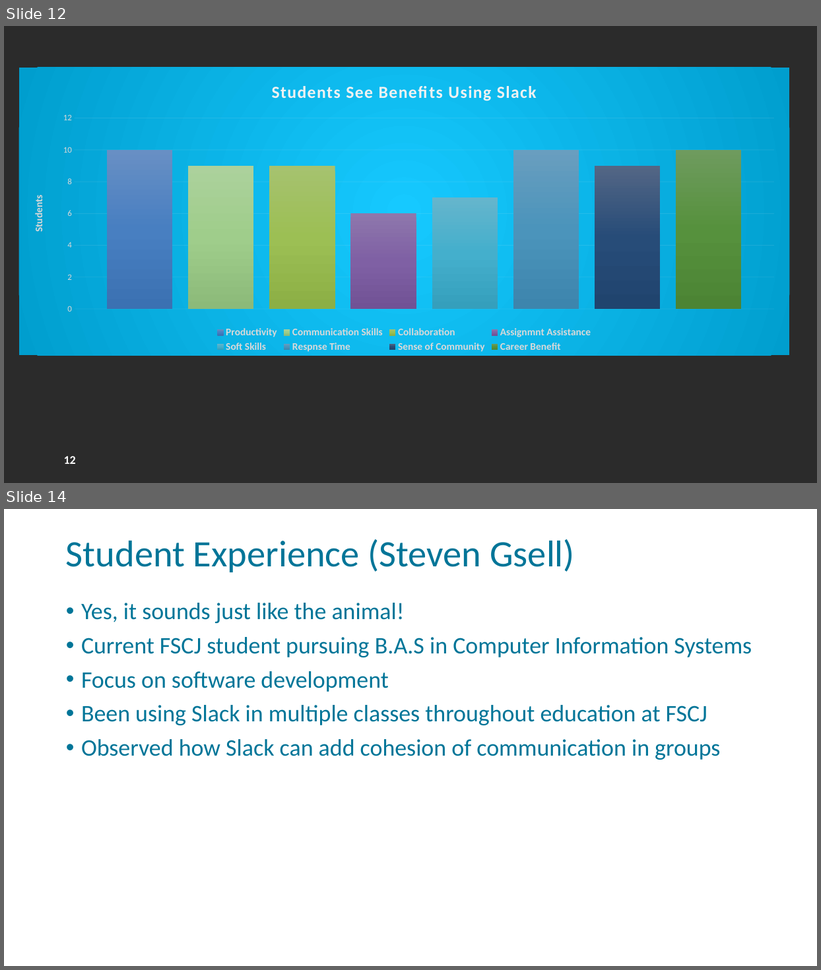
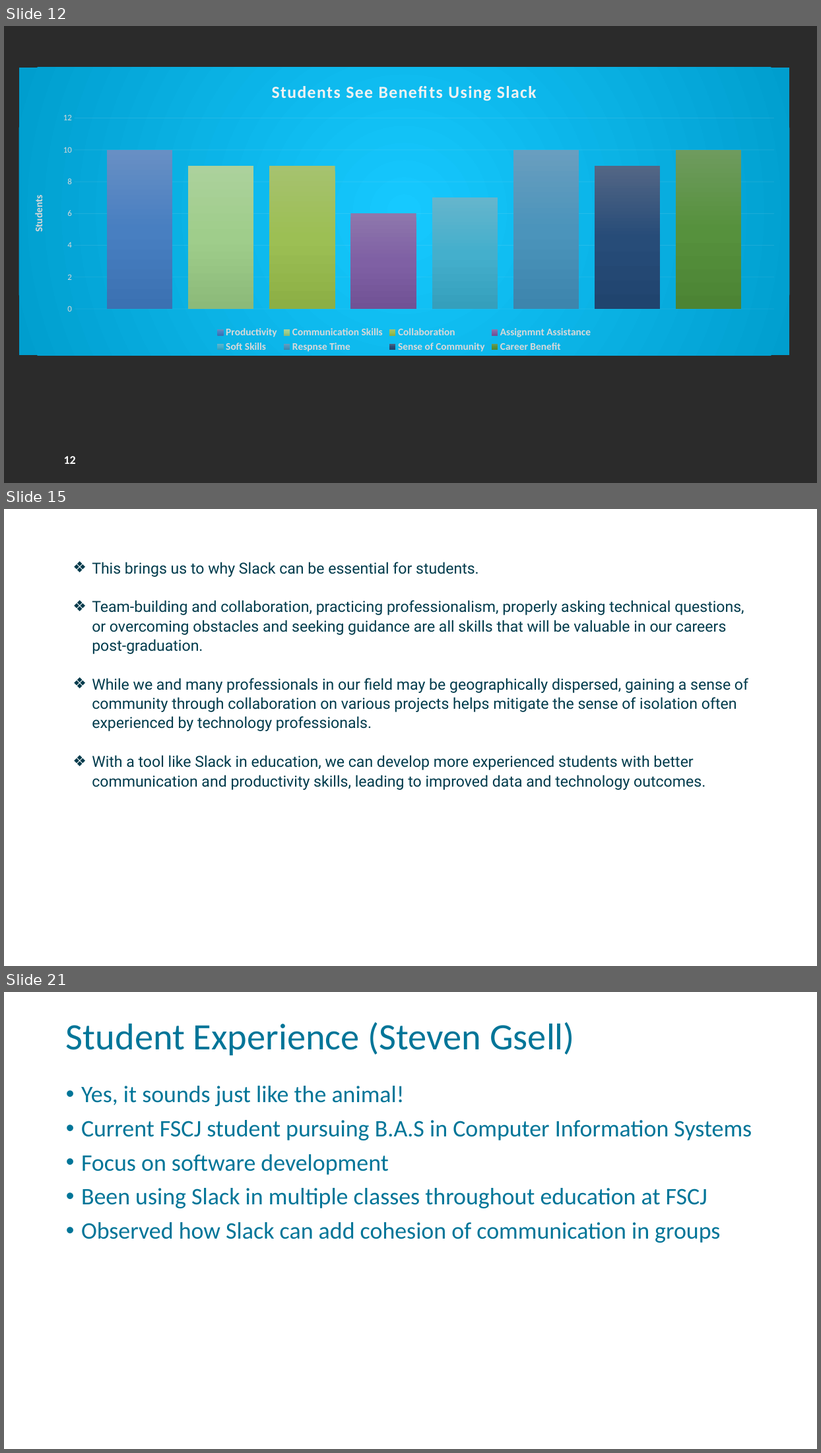
Before and after one commit to FSCJ-FacultyDev/HITEC2024, a slide deck: LeveragingSlackForStudentCollaboration.pptx. Shown one above the other, each under a label of ours: slides 12 and 14 before the commit, slides 12, 15 and 21 after it; the slides between them are not shown. The pictures are 821x970 and 821x1453 pixels, drawn with LibreOffice and Linux fonts; fonts in the diff are those of the drawing; background and template pictures are left out; a plain dark background stands for a picture behind light text. Boxes give left, top, right and bottom in pixels: in the first picture for what was removed or moved away, otherwise in the second. Text is boxed around its words. In the diff, an @@ line names an element or a change of style, - is before the commit and + after.

```diff
--- a/LeveragingSlackForStudentCollaboration.pptx
+++ b/LeveragingSlackForStudentCollaboration.pptx
@@ slide 15 added at (4, 509, 817, 966), background picture (left out); not listed: 1 template element that a slide beside it also shows @@
@@ text added at (92, 562, 748, 790), 18 pt, text #003A4C @@
+❖ This brings us to why Slack can be essential for students.
+❖ Team-building and collaboration, practicing professionalism, properly asking technical questions, or overcoming obstacles and seeking guidance are all skills that will be valuable in our careers post-graduation.
+❖ While we and many professionals in our field may be geographically dispersed, gaining a sense of community through collaboration on various projects helps mitigate the sense of isolation often experienced by technology professionals.
+❖ With a tool like Slack in education, we can develop more experienced students with better communication and productivity skills, leading to improved data and technology outcomes.
@@ what was slide 14 is now slide 21 @@
```
Also in this commit, not shown: 2 slides changed, 6 other slides added.
